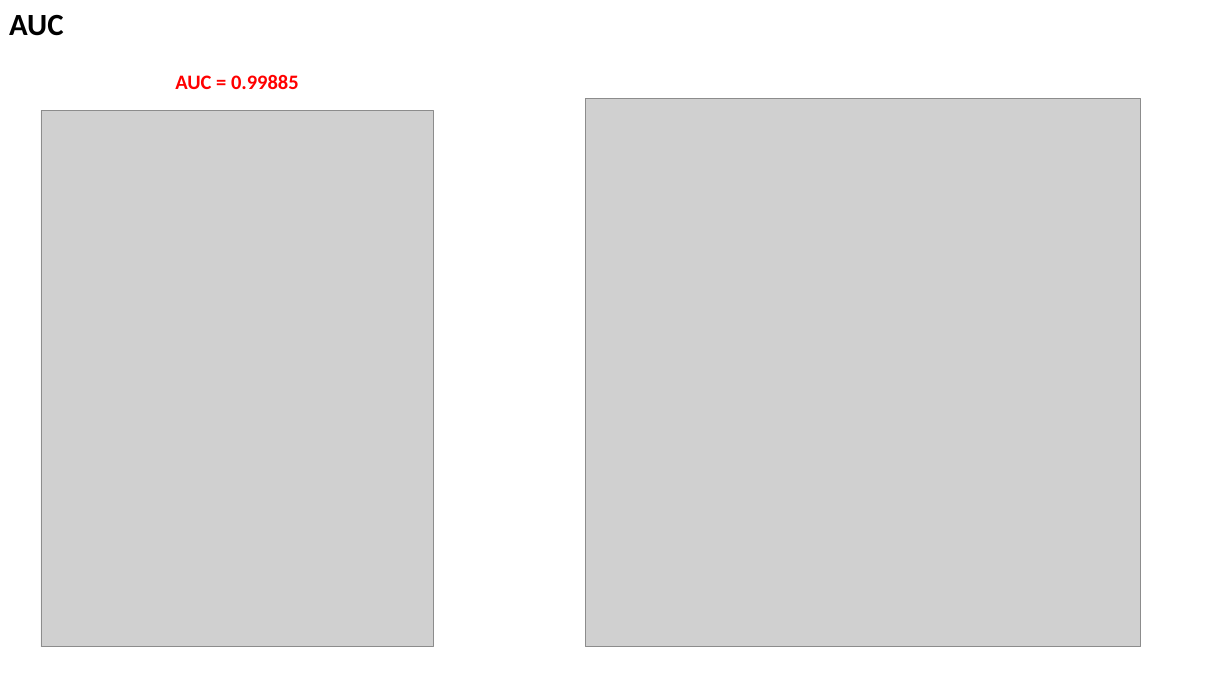
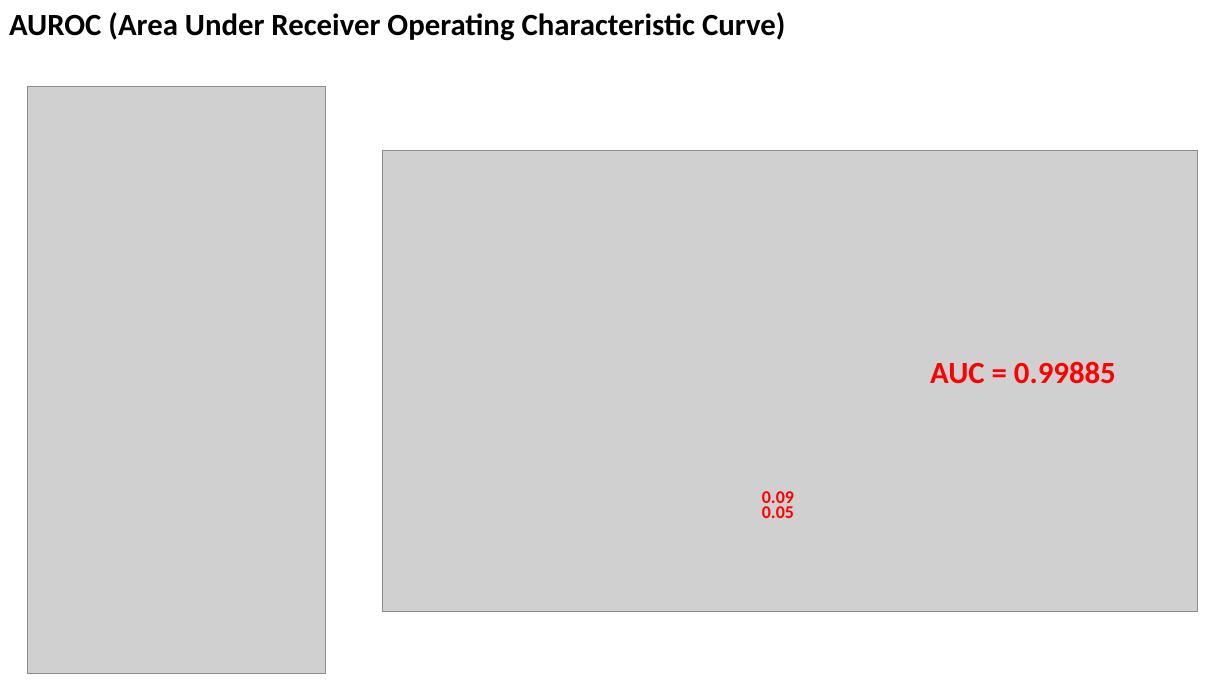
Before and after one commit to zhaohanxiong/OxfordCVM, a slide deck: slide 27 of job_results.pptx. Drawn at 1232x693 pixels with LibreOffice and Linux fonts; fonts in the diff are those of the drawing; grey boxes stand for pictures. Boxes give left, top, right and bottom in pixels: in the first picture for what was removed or moved away, otherwise in the second. Text is boxed around its words. In the diff, an @@ line names an element or a change of style, - is before the commit and + after.

```diff
--- a/job_results.pptx
+++ b/job_results.pptx
@@ text at <box>9,12,785,41</box>: text changed @@
-AUC
+AUROC (Area Under Receiver Operating Characteristic Curve)
@@ picture: place and size @@
-picture at <box>41,110,433,647</box>
+picture at <box>28,86,325,674</box>
@@ picture: place and size @@
-picture at <box>586,99,1141,647</box>
+picture at <box>383,151,1198,611</box>
@@ text "AUC = 0.99885": place and size @@
-text "AUC = 0.99885" at <box>175,75,299,89</box>
+text "AUC = 0.99885" at <box>930,361,1116,384</box>
@@ text "AUC = 0.99885" at <box>930,361,1116,384</box>: size 16 to 24 pt @@
@@ text added at <box>762,491,794,518</box>, 14 pt, text #FF0000, bold @@
+0.09
+0.05
```
Also in this commit, not shown: 1 other file.
